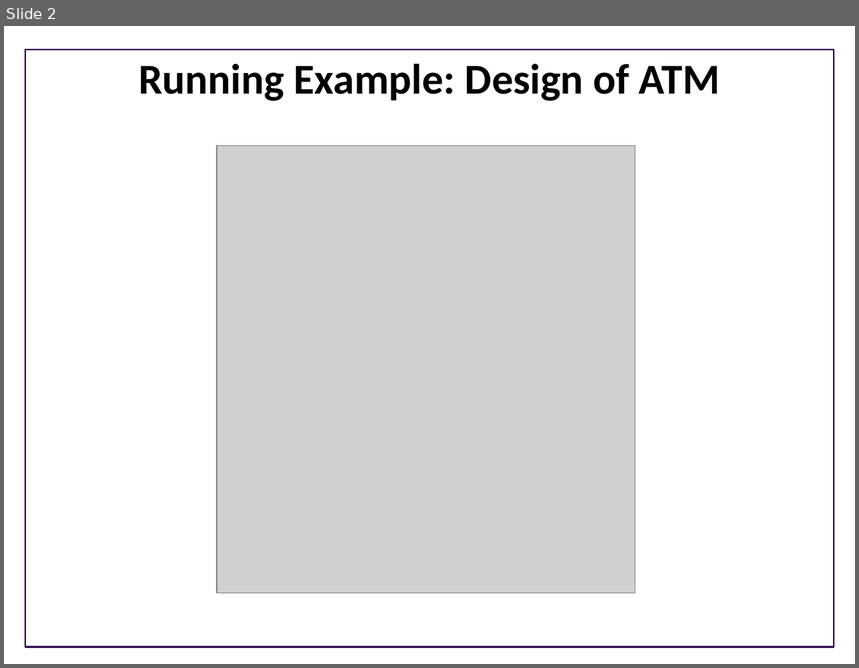
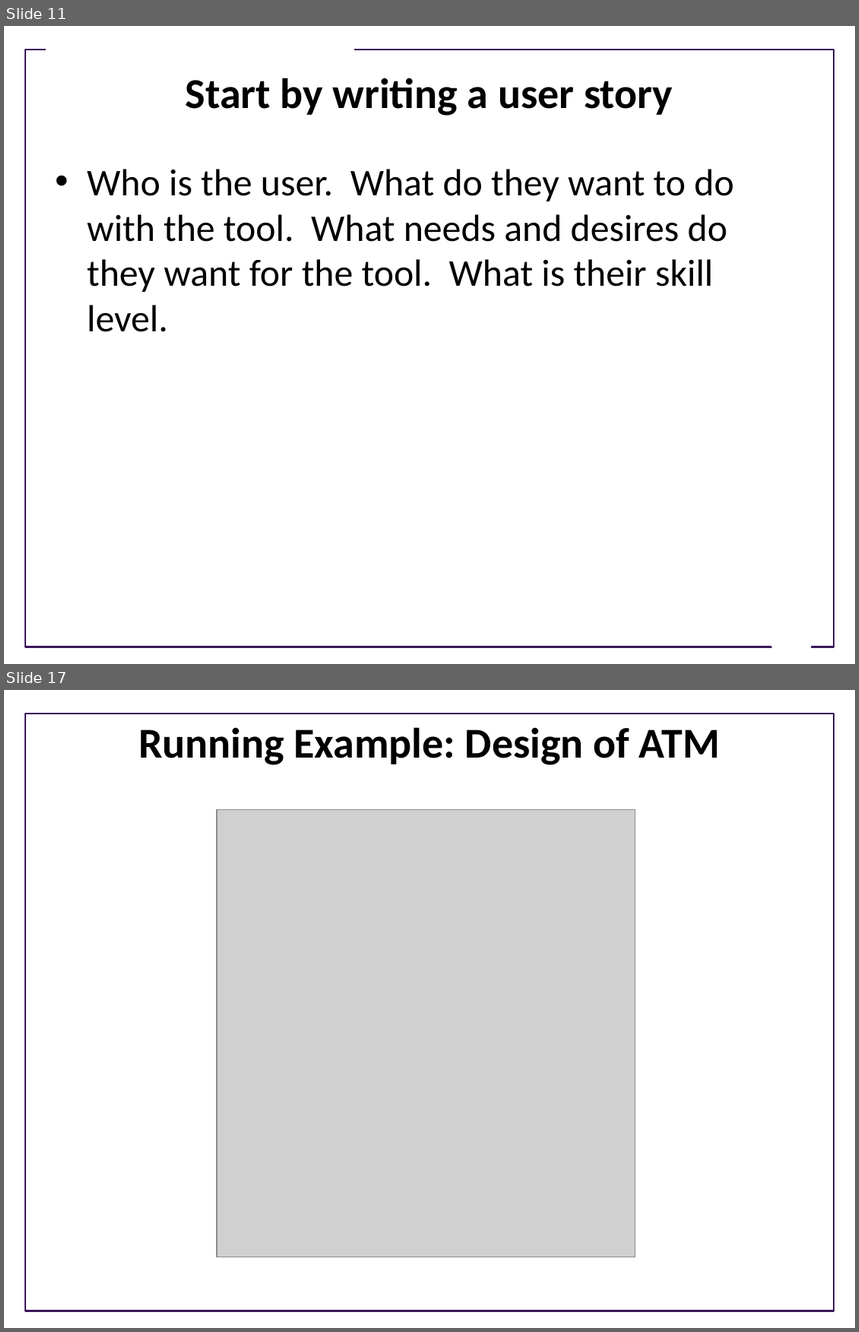
Before and after one commit to UWDIRECT/UWDIRECT.github.io, a slide deck: Wi22_content/SEDS/Use_cases.pptx. Shown one above the other, each under a label of ours: slide 2 before the commit, slides 11 and 17 after it; the slides between them are not shown. The pictures are 859x668 and 859x1332 pixels, drawn with LibreOffice and Linux fonts; fonts in the diff are those of the drawing; grey boxes stand for pictures; background and template pictures are left out. Boxes give left, top, right and bottom in pixels: in the first picture for what was removed or moved away, otherwise in the second. Text is boxed around its words. In the diff, an @@ line names an element or a change of style, - is before the commit and + after.

```diff
--- a/Wi22_content/SEDS/Use_cases.pptx
+++ b/Wi22_content/SEDS/Use_cases.pptx
@@ slide 11 added at box(4, 26, 855, 664), background #FFFFFF; not listed: 1 template element that a slide beside it also shows @@
@@ rectangle added at box(46, 40, 354, 61), fill #FFFFFF @@
@@ title added at box(186, 78, 673, 116), 36 pt, text #000000, bold @@
+Start by writing a user story
@@ text added at box(87, 169, 734, 332), 32 pt, text #000000 @@
+• Who is the user. What do they want to do with the tool. What needs and desires do they want for the tool. What is their skill level.
@@ trapezoid added at box(764, 617, 819, 653), fill #FFFFFF @@
@@ what was slide 2 is now slide 17 @@
```
Also in this commit, not shown: 2 slides changed, 28 other slides added, 2 slides removed.
